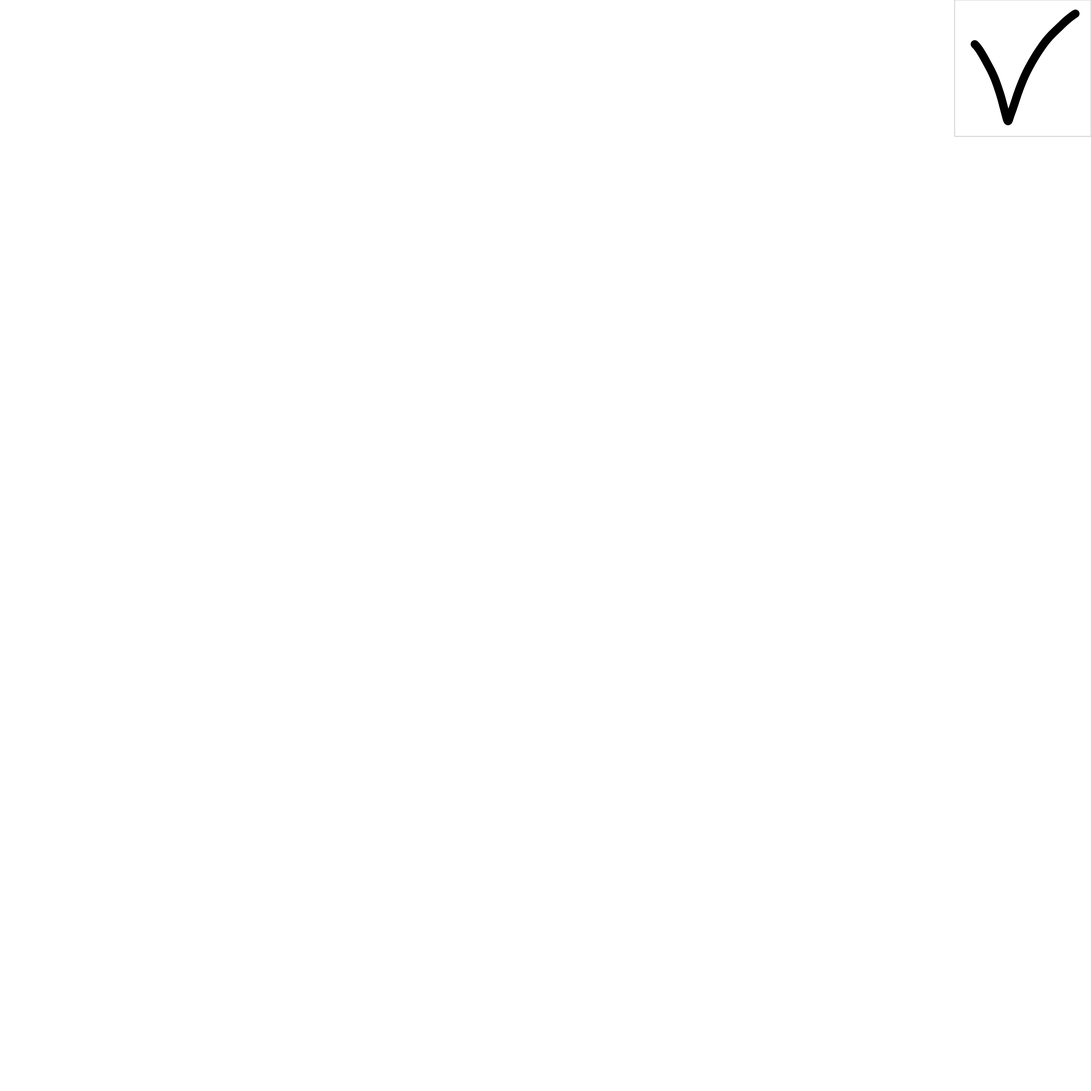
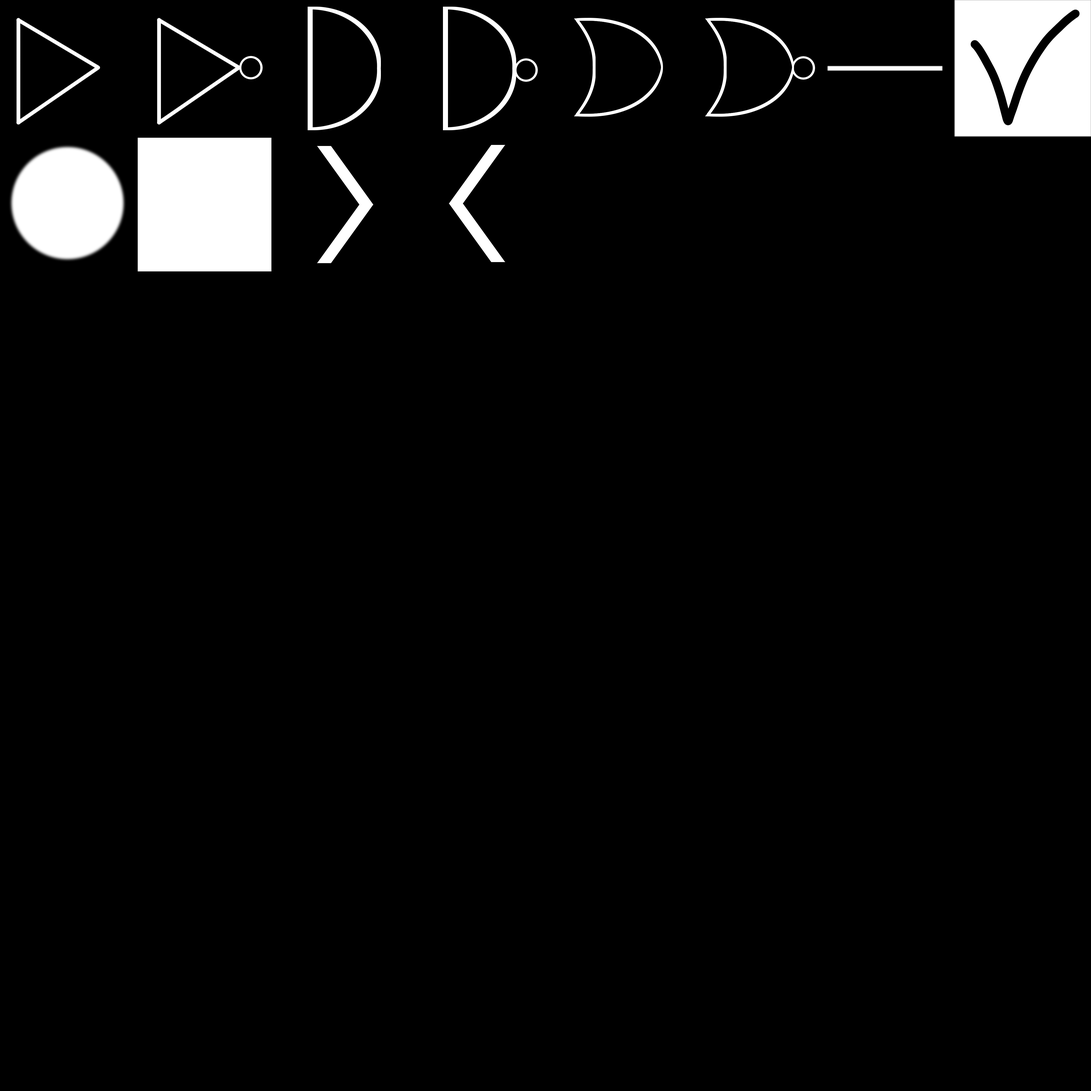
Layer changes from the first 1091 × 1091 image to the second:
added layer "Слой 2" above "Спрайты" over box(317, 144, 506, 264)
showed "Фон" over box(0, 0, 1091, 1091)
